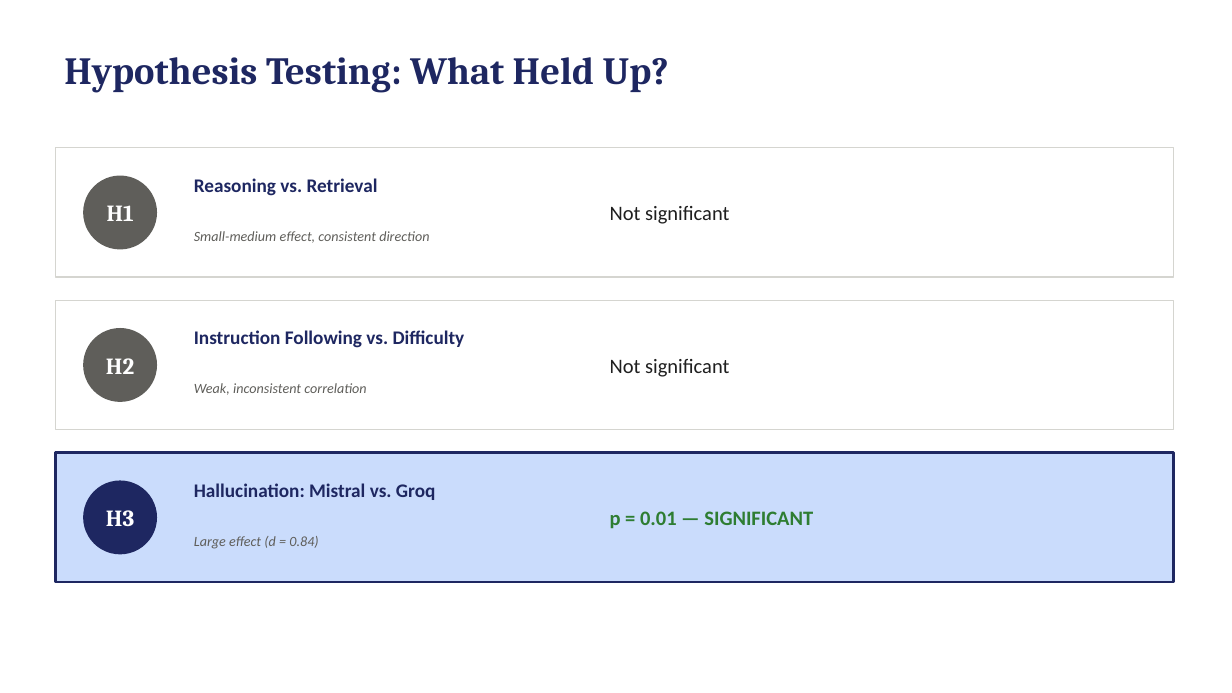
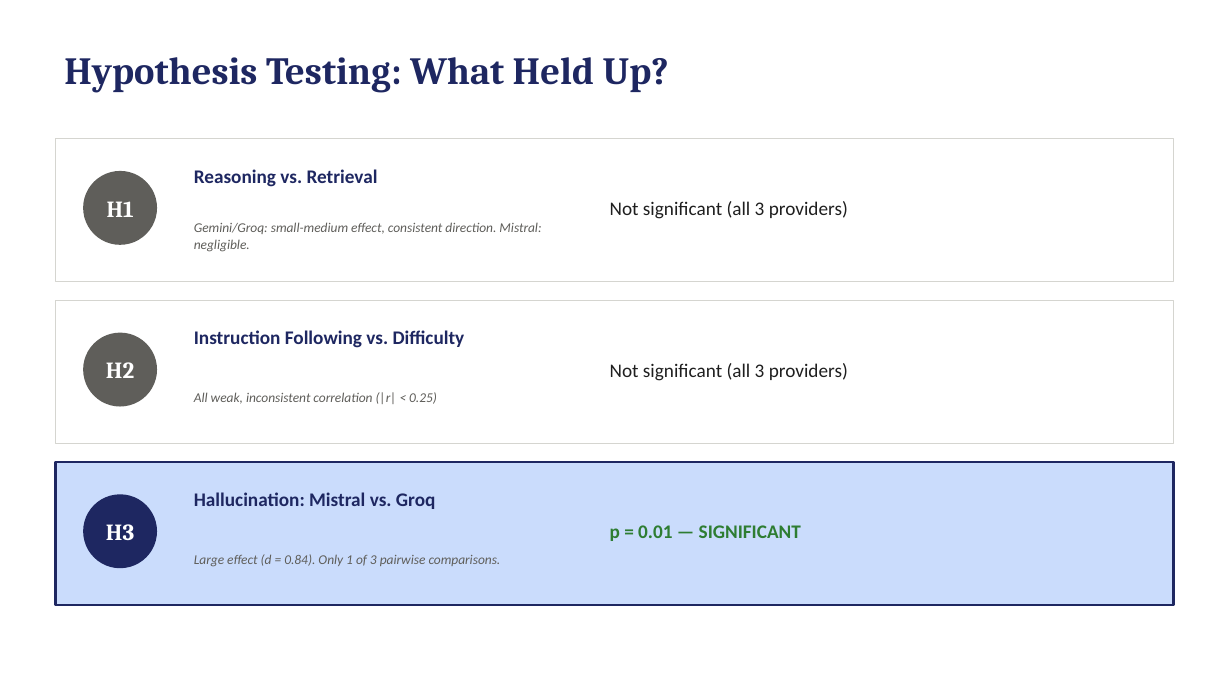
Before and after one commit to jazibasad/LLM-Benchmarking-Framework, a slide deck: slide 14 of 06_Final_Report/Final_Presentation.pptx (slide 11 before the commit). Drawn at 1232x693 pixels with LibreOffice and Linux fonts; fonts in the diff are those of the drawing. Boxes give left, top, right and bottom in pixels: in the first picture for what was removed or moved away, otherwise in the second. Text is boxed around its words. In the diff, an @@ line names an element or a change of style, - is before the commit and + after.

```diff
--- a/06_Final_Report/Final_Presentation.pptx
+++ b/06_Final_Report/Final_Presentation.pptx
@@ rectangle: place and size @@
-rectangle at box(55, 148, 1174, 277)
+rectangle at box(55, 139, 1174, 282)
@@ text "H1": place and size @@
-text "H1" at box(107, 205, 134, 221)
+text "H1" at box(107, 201, 134, 217)
@@ ellipse: place and size @@
-ellipse at box(83, 176, 157, 250)
+ellipse at box(83, 171, 157, 245)
@@ text "Reasoning vs. Retrieval": place and size @@
-text "Reasoning vs. Retrieval" at box(194, 178, 378, 196)
+text "Reasoning vs. Retrieval" at box(194, 169, 378, 187)
@@ text at box(610, 201, 848, 219): text changed; size 16 to 15 pt @@
-Not significant
+Not significant (all 3 providers)
@@ text at box(194, 222, 541, 252): text changed; size 11 to 10.5 pt @@
-Small-medium effect, consistent direction
+Gemini/Groq: small-medium effect, consistent direction. Mistral: negligible.
@@ rectangle: place and size @@
-rectangle at box(55, 300, 1174, 430)
+rectangle at box(55, 300, 1174, 444)
@@ text "H2": place and size @@
-text "H2" at box(106, 358, 134, 374)
+text "H2" at box(106, 362, 134, 378)
@@ ellipse: place and size @@
-ellipse at box(83, 328, 157, 402)
+ellipse at box(83, 333, 157, 407)
@@ text at box(610, 363, 848, 381): text changed; size 16 to 15 pt @@
-Not significant
+Not significant (all 3 providers)
@@ text at box(194, 392, 437, 404): text changed; size 11 to 10.5 pt @@
-Weak, inconsistent correlation
+All weak, inconsistent correlation (|r| < 0.25)
@@ rectangle: place and size @@
-rectangle at box(55, 453, 1174, 582)
+rectangle at box(55, 462, 1174, 605)
@@ text "Hallucination: Mistral vs. Groq": place and size @@
-text "Hallucination: Mistral vs. Groq" at box(194, 483, 436, 500)
+text "Hallucination: Mistral vs. Groq" at box(194, 492, 436, 509)
@@ 2 texts, 1 ellipse: place and size @@
-2 texts, 1 ellipse at box(83, 481, 813, 555)
+2 texts, 1 ellipse at box(83, 494, 801, 568)
@@ text "p = 0.01 — SIGNIFICANT" at box(610, 525, 801, 541): size 16 to 15 pt @@
@@ text at box(194, 554, 501, 567): text changed; size 11 to 10.5 pt @@
-Large effect (d = 0.84)
+Large effect (d = 0.84). Only 1 of 3 pairwise comparisons.
```
Also in this commit, not shown: 4 other slides changed, 4 slides added, 3 other files.
